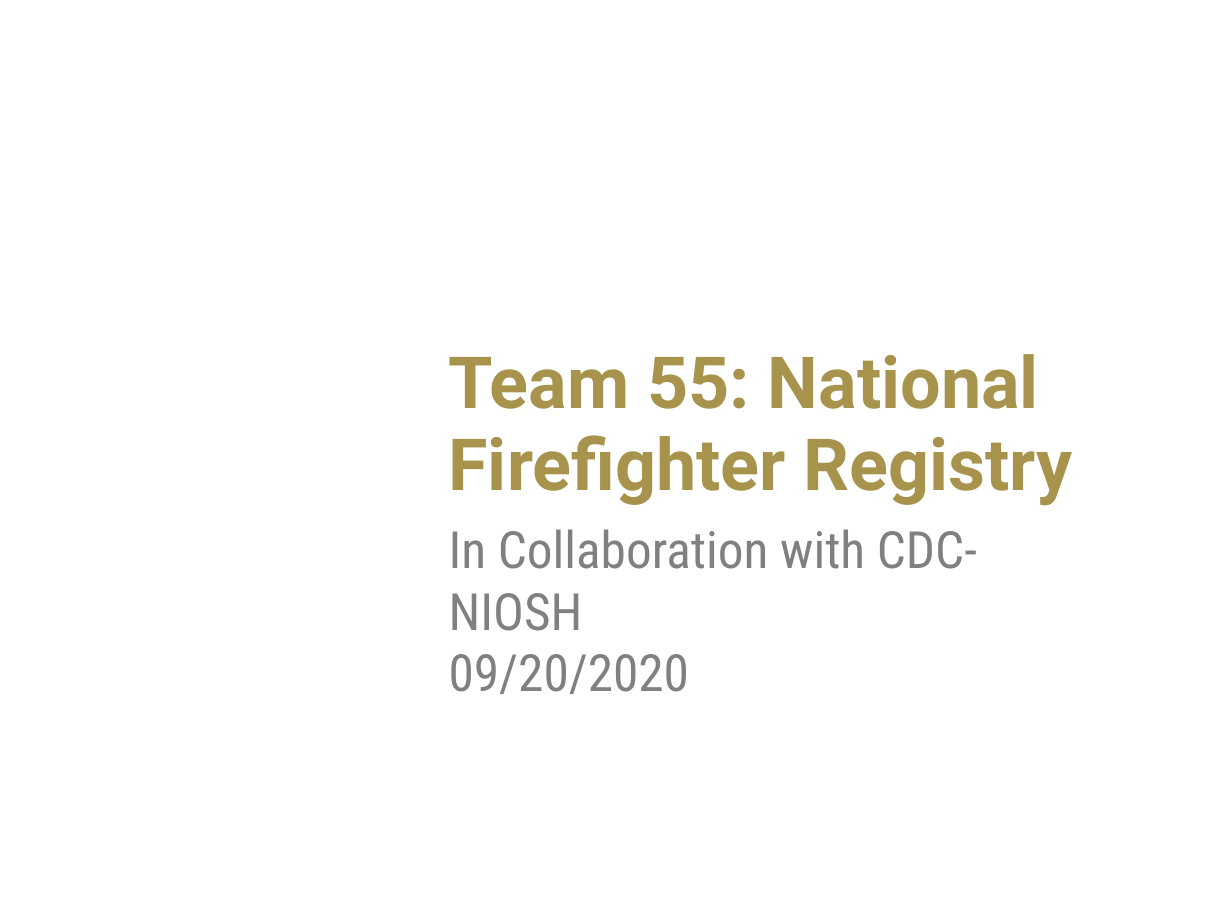
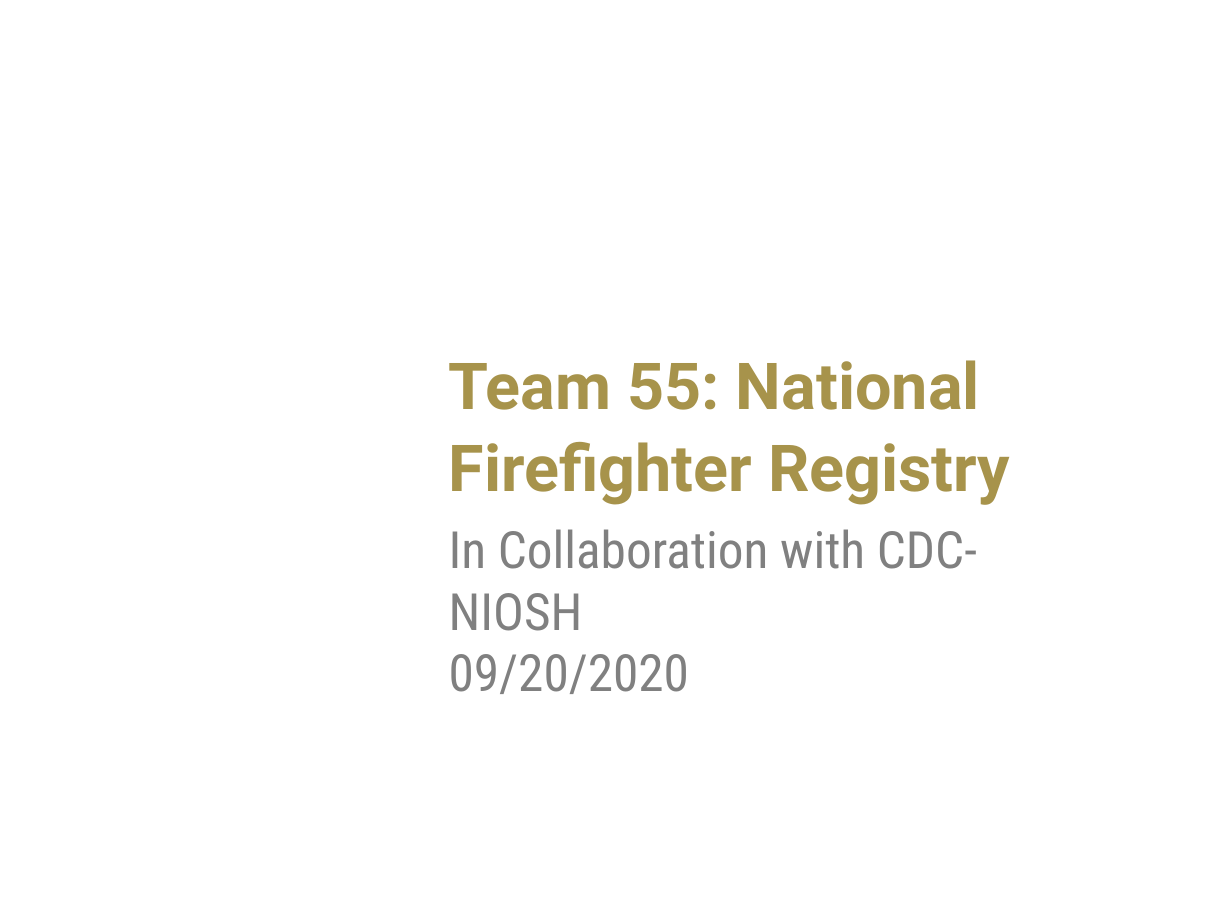
Before and after one commit to jdavis470/National-Firefighter-Registry, a slide deck: slide 1 of Team 55 Project Plan.pptx. Drawn at 1232x924 pixels with LibreOffice and Linux fonts; fonts in the diff are those of the drawing; background and template pictures are left out. Boxes give left, top, right and bottom in pixels: in the first picture for what was removed or moved away, otherwise in the second. Text is boxed around its words. In the diff, an @@ line names an element or a change of style, - is before the commit and + after.

```diff
--- a/Team 55 Project Plan.pptx
+++ b/Team 55 Project Plan.pptx
@@ title "Team 55: National Firefighter Registry" at <box>449,360,1010,505</box>: size 42 to 37.8 pt @@
```
Also in this commit, not shown: 2 other slides changed, 1 slide added, 1 other file.
